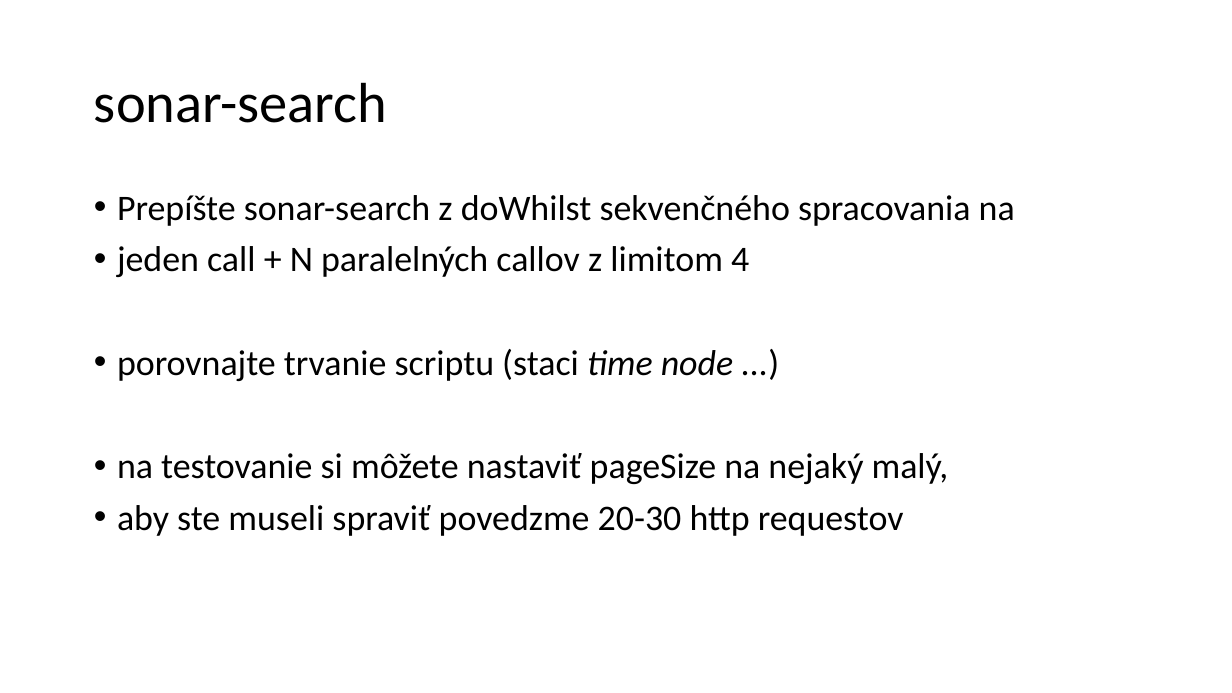
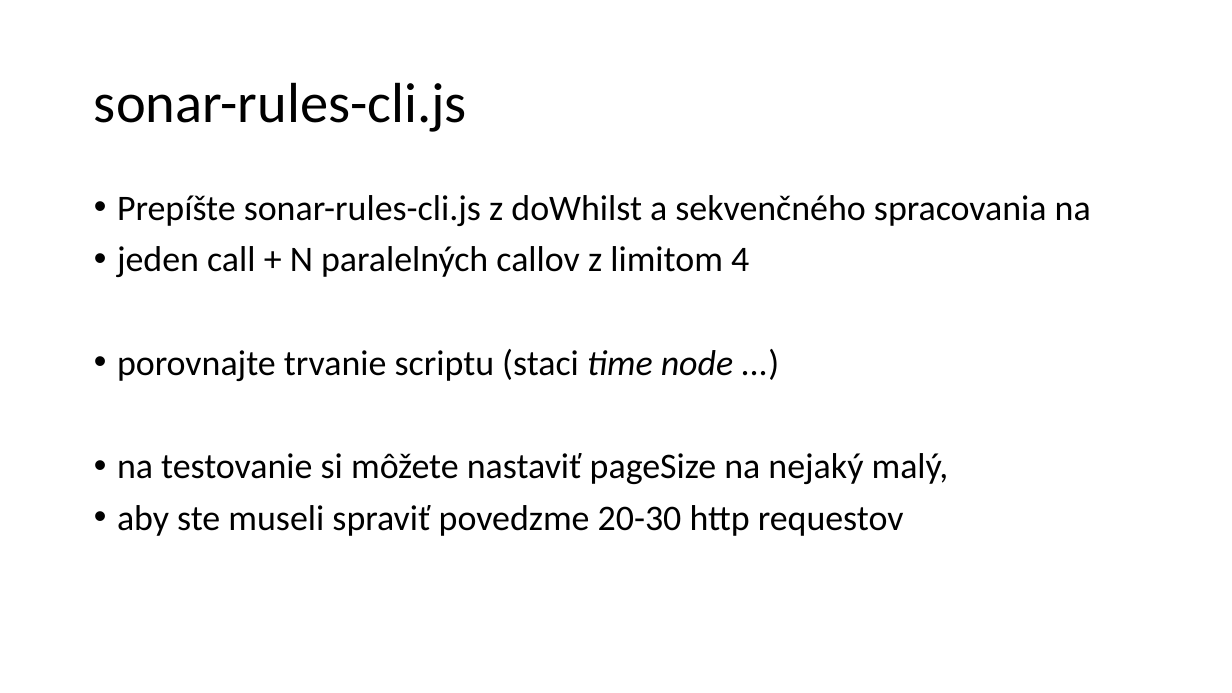
Before and after one commit to yimejky/wawjs, a slide deck: slide 7 of 09-cvicenie/cvicenie09.pptx (slide 6 before the commit). Drawn at 1232x693 pixels with LibreOffice and Linux fonts; fonts in the diff are those of the drawing. Boxes give left, top, right and bottom in pixels: in the first picture for what was removed or moved away, otherwise in the second. Text is boxed around its words. In the diff, an @@ line names an element or a change of style, - is before the commit and + after.

```diff
--- a/09-cvicenie/cvicenie09.pptx
+++ b/09-cvicenie/cvicenie09.pptx
@@ title at (94,82,467,132): text changed @@
-sonar-search
+sonar-rules-cli.js
@@ text at (117,195,1091,226): text changed @@
-• Prepíšte sonar-search z doWhilst sekvenčného spracovania na
+• Prepíšte sonar-rules-cli.js z doWhilst a sekvenčného spracovania na
```
Also in this commit, not shown: 4 other slides changed, 1 slide added, 15 other files.
